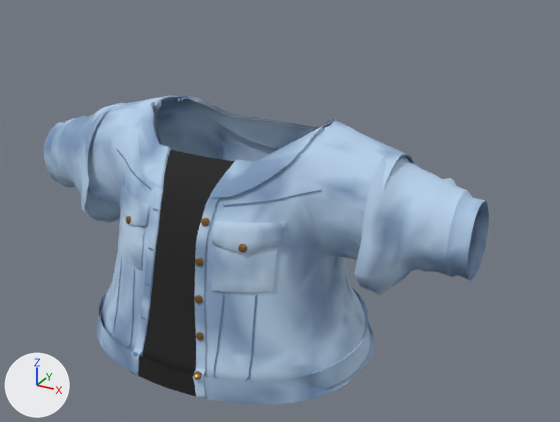
One commit to the glTF model apps/web/src/assets/camisetas/05_jaqueta_jeans.glb: the scene before it, then after it.
The view is the same before and after, from a 50 mm camera at (0.724, -1.173, 1.283) aimed at (0.085, -0.01, 0.702). The lights are fixed; the arrows at lower left show +X, +Y and +Z. The picture after the commit comes second. Vertices at exactly the same position are counted once.

Names of what the first picture shows: 'jaqueta_jeans'.
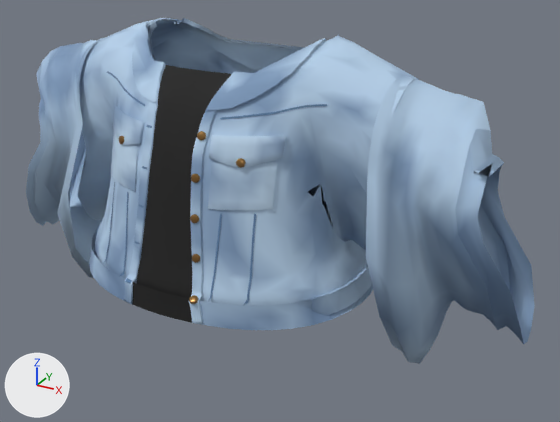
Diff of the bpy script that builds the scene:
```diff
--- a/apps/web/src/assets/camisetas/05_jaqueta_jeans.glb.py
+++ b/apps/web/src/assets/camisetas/05_jaqueta_jeans.glb.py
@@ me_jaqueta_jeans @@
 # used by ob_jaqueta_jeans; location = (0.0, 0.0, 0.0)
-me_jaqueta_jeans.from_pydata(...)  # 6492 vertices, 11272 faces; spans x -0.455..0.455, y -0.278..0.188, z 0.445..0.884
+me_jaqueta_jeans.from_pydata(...)  # 6492 vertices, 11272 faces; spans x -0.558..0.555, y -0.278..0.188, z 0.422..1.033
+# me_jaqueta_jeans part 1: the loose piece of 248 vertices spanning x -0.081..-0.04, y -0.275..-0.155, z 0.447..0.816 is moved by (0.0, 0.0, 0.149)
+# me_jaqueta_jeans part 2: the loose piece of 248 vertices spanning x 0.04..0.081, y -0.275..-0.155, z 0.447..0.816 is moved by (0.0, 0.0, 0.149)
+# me_jaqueta_jeans part 3: the loose piece of 184 vertices spanning x -0.284..0.284, y -0.276..0.188, z 0.445..0.49 is moved by (0.0, 0.0, 0.149)
+# me_jaqueta_jeans part 4: the loose piece of 64 vertices spanning x -0.165..-0.073, y -0.23..-0.162, z 0.638..0.713 is moved by (0.0, 0.0, 0.149)
+# me_jaqueta_jeans part 5: the loose piece of 58 vertices spanning x -0.172..-0.068, y -0.215..-0.145, z 0.704..0.754 is moved by (0.0, 0.0, 0.149)
+# me_jaqueta_jeans part 6: the loose piece of 64 vertices spanning x 0.073..0.165, y -0.229..-0.162, z 0.638..0.713 is moved by (0.0, 0.0, 0.149)
+# me_jaqueta_jeans part 7: the loose piece of 58 vertices spanning x 0.068..0.172, y -0.216..-0.144, z 0.704..0.754 is moved by (0.0, 0.0, 0.149)
+# me_jaqueta_jeans part 8: the loose piece of 60 vertices spanning x -0.096..-0.089, y -0.267..-0.223, z 0.49..0.632 is moved by (0.0, 0.0, 0.149)
+# me_jaqueta_jeans part 9: the loose piece of 60 vertices spanning x 0.089..0.096, y -0.266..-0.223, z 0.49..0.632 is moved by (0.0, 0.0, 0.149)
+# me_jaqueta_jeans part 10: the loose piece of 60 vertices spanning x -0.15..-0.141, y -0.246..-0.198, z 0.49..0.632 is moved by (0.0, 0.0, 0.149)
+# me_jaqueta_jeans part 11: the loose piece of 60 vertices spanning x 0.141..0.15, y -0.248..-0.197, z 0.49..0.632 is moved by (0.0, 0.0, 0.149)
+# me_jaqueta_jeans part 12: the loose piece of 37 vertices spanning x -0.126..-0.111, y -0.205..-0.194, z 0.706..0.722 is moved by (0.0, 0.0, 0.149)
+# me_jaqueta_jeans part 13: the loose piece of 37 vertices spanning x 0.111..0.126, y -0.204..-0.193, z 0.706..0.722 is moved by (0.0, 0.0, 0.149)
+# me_jaqueta_jeans part 14: the loose piece of 37 vertices spanning x 0.059..0.074, y -0.278..-0.264, z 0.485..0.496 is moved by (0.0, 0.0, 0.149)
+# me_jaqueta_jeans part 15: the loose piece of 37 vertices spanning x 0.052..0.068, y -0.253..-0.246, z 0.547..0.563 is moved by (0.0, 0.0, 0.149)
+# me_jaqueta_jeans part 16: the loose piece of 37 vertices spanning x 0.046..0.061, y -0.243..-0.235, z 0.612..0.628 is moved by (0.0, 0.0, 0.149)
+# me_jaqueta_jeans part 17: the loose piece of 37 vertices spanning x 0.043..0.058, y -0.231..-0.223, z 0.677..0.693 is moved by (0.0, 0.0, 0.149)
+# me_jaqueta_jeans part 18: 4870 of 6492 vertices moved; they spanned x -0.455..0.455, y -0.268..0.181, z 0.45..0.884 and now span x -0.558..0.555, y -0.268..0.181, z 0.422..1.033; mean shift (0.0, 0.001, 0.125); largest move (-0.312, -0.008, 0.605) -> (-0.387, 0.012, 0.422)
+# other edits to the shape of me_jaqueta_jeans do not show in these pictures
 me_jaqueta_jeans.materials.append(mat_jeans)
```

Changed parts and their boxes (x1, y1, x2, y2) in the pictures (560 x 422 px; the box of a moved part takes in the faces that stretch with it):
'jaqueta_jeans', reshaped (14% wider, 12% taller)
    before: (44, 95, 489, 405)
    after: (26, 18, 535, 364)
part 1 of me_jaqueta_jeans, moved or reshaped
    before: (131, 166, 166, 376)
    after: (124, 81, 161, 304)
part 2 of me_jaqueta_jeans, moved or reshaped
    before: (193, 198, 220, 398)
    after: (189, 110, 217, 325)
part 3 of me_jaqueta_jeans, moved or reshaped
    before: (97, 288, 374, 405)
    after: (90, 225, 373, 330)
part 4 of me_jaqueta_jeans, moved or reshaped
    before: (118, 212, 145, 270)
    after: (111, 134, 139, 192)
part 5 of me_jaqueta_jeans, moved or reshaped
    before: (119, 185, 151, 226)
    after: (112, 106, 145, 145)
part 6 of me_jaqueta_jeans, moved or reshaped
    before: (211, 247, 278, 292)
    after: (208, 162, 277, 210)
part 7 of me_jaqueta_jeans, moved or reshaped
    before: (212, 221, 286, 253)
    after: (209, 135, 286, 168)
part 8 of me_jaqueta_jeans, moved or reshaped
    before: (127, 269, 135, 349)
    after: (119, 192, 128, 277)
part 9 of me_jaqueta_jeans, moved or reshaped
    before: (211, 295, 225, 378)
    after: (209, 213, 222, 300)
part 10 of me_jaqueta_jeans, moved or reshaped
    before: (110, 258, 122, 335)
    after: (104, 182, 115, 262)
part 11 of me_jaqueta_jeans, moved or reshaped
    before: (245, 295, 257, 382)
    after: (244, 214, 256, 305)
part 12 of me_jaqueta_jeans, moved or reshaped
    before: (126, 216, 131, 224)
    after: (119, 136, 124, 144)
part 13 of me_jaqueta_jeans, moved or reshaped
    before: (238, 244, 247, 253)
    after: (236, 158, 246, 168)
part 14 of me_jaqueta_jeans, moved or reshaped
    before: (193, 371, 202, 380)
    after: (189, 295, 198, 304)
part 15 of me_jaqueta_jeans, moved or reshaped
    before: (196, 332, 204, 341)
    after: (192, 254, 200, 263)
part 16 of me_jaqueta_jeans, moved or reshaped
    before: (194, 295, 203, 304)
    after: (190, 214, 199, 223)
part 17 of me_jaqueta_jeans, moved or reshaped
    before: (195, 257, 204, 266)
    after: (191, 174, 200, 183)
part 18 of me_jaqueta_jeans, moved or reshaped
    before: (44, 95, 489, 389)
    after: (26, 18, 535, 364)
